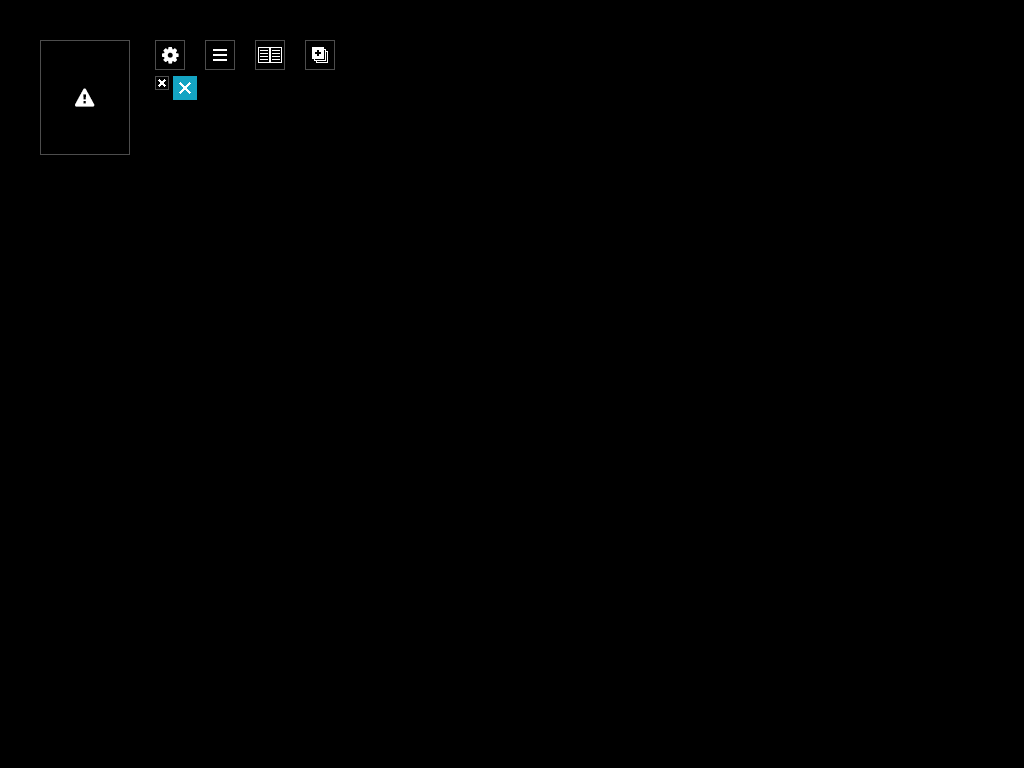
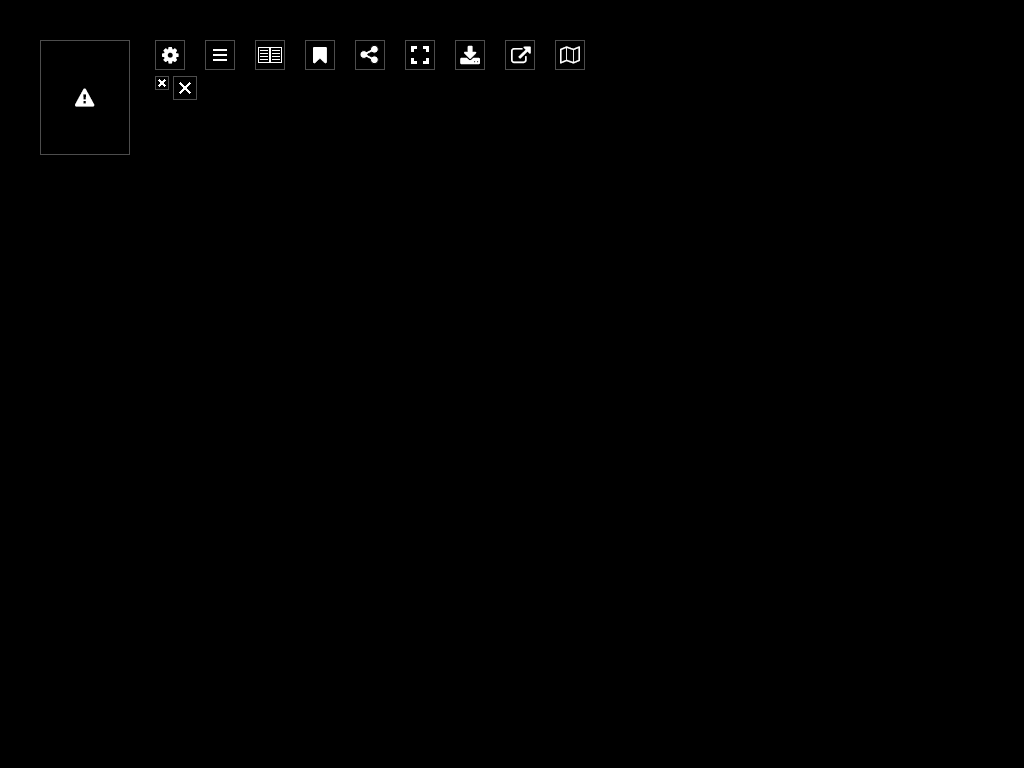
Revision of a layered 1024px x 768px image; what changed, layer by layer:
added group "non-paged content" with 2 layers above "externallink" over <box>555,40,585,70</box>
added layer (unnamed layer) (1st of 6, in "non-paged content") in group "non-paged content" over <box>560,46,580,64</box>
added layer "Layer 3 copy 6" (1st of 2, in "non-paged content") in group "non-paged content" over <box>555,40,585,70</box>
added group "externallink" with 2 layers above "download" over <box>505,40,535,70</box>
added layer (unnamed layer) (2nd of 6, in "externallink") in group "externallink" over <box>511,46,531,64</box>
added layer "Layer 3 copy 6" (2nd of 2, in "externallink") in group "externallink" over <box>505,40,535,70</box>
added group "download" with 2 layers above "full screen" over <box>455,40,485,70</box>
added layer (unnamed layer) (3rd of 6, in "download") in group "download" over <box>460,45,480,65</box>
added layer "Layer 3 copy 5" in group "download" over <box>455,40,485,70</box>
added group "full screen" with 3 layers above "share" over <box>405,40,435,70</box>
added layer "Layer 14" in group "full screen" over <box>411,46,429,64</box>
added layer "Layer 3 copy 4" in group "full screen" over <box>405,40,435,70</box>
added group "share" with 2 layers above "close" over <box>355,40,385,70</box>
added layer (unnamed layer) (4th of 6, in "share") in group "share" over <box>360,45,379,64</box>
added layer "Layer 3 copy 3" in group "share" over <box>355,40,385,70</box>
added layer "Layer 16" in group "close" over <box>173,76,197,100</box>
hid "bg" over <box>173,76,197,100</box>
added layer (unnamed layer) (5th of 6, in "bookmark") in group "bookmark" over <box>313,47,327,64</box>
hid "Layer 6", moved it above "Layer 3 copy 2" over <box>312,47,328,64</box>
